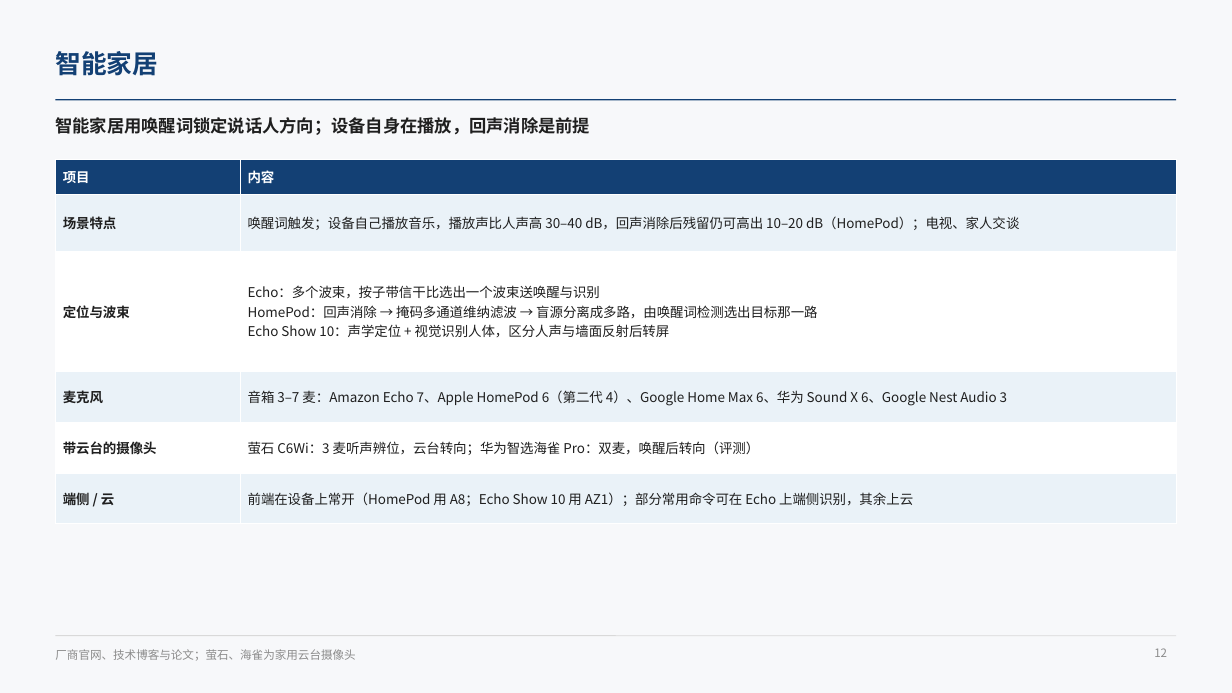
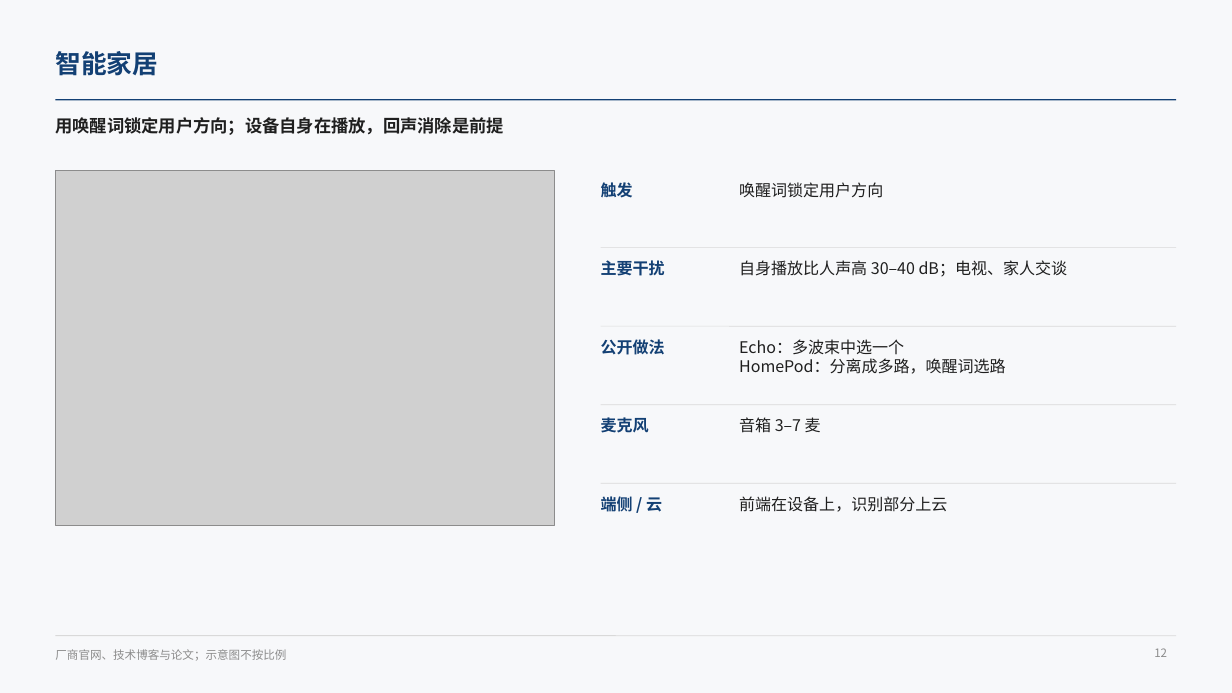
Before and after one commit to ZeroFoxxi/ssl-scene1, a slide deck: slide 12 of 01_场景一_摄像头声源定位/技术总结/声源定位与波束成形技术总结.pptx. Drawn at 1232x693 pixels with LibreOffice and Linux fonts; fonts in the diff are those of the drawing; grey boxes stand for pictures. Boxes give left, top, right and bottom in pixels: in the first picture for what was removed or moved away, otherwise in the second. Text is boxed around its words. In the diff, an @@ line names an element or a change of style, - is before the commit and + after.

```diff
--- a/01_场景一_摄像头声源定位/技术总结/声源定位与波束成形技术总结.pptx
+++ b/01_场景一_摄像头声源定位/技术总结/声源定位与波束成形技术总结.pptx
@@ text at (55,117,503,135): text changed @@
-智能家居用唤醒词锁定说话人方向；设备自身在播放，回声消除是前提
+用唤醒词锁定用户方向；设备自身在播放，回声消除是前提
@@ table removed at (55,159,1177,512), 6 rows, 2 columns @@
-项目 | 内容
-场景特点 | 唤醒词触发；设备自己播放音乐，播放声比人声高 30–40 dB，回声消除后残留仍可高出 10–20 dB（HomePod）；电视、家人交谈
-定位与波束 | Echo：多个波束，按子带信干比选出一个波束送唤醒与识别 / HomePod：回声消除 → 掩码多通道维纳滤波 → 盲源分离成多路，由唤醒词检测选出目标那一路 / Echo Show 10：声学定位 + 视觉识别人体，区分人声与墙面反射后转屏
-麦克风 | 音箱 3–7 麦：Amazon Echo 7、Apple HomePod 6（第二代 4）、Google Home Max 6、华为 Sound X 6、Google Nest Audio 3
-带云台的摄像头 | 萤石 C6Wi：3 麦听声辨位，云台转向；华为智选海雀 Pro：双麦，唤醒后转向（评测）
-端侧 / 云 | 前端在设备上常开（HomePod 用 A8；Echo Show 10 用 AZ1）；部分常用命令可在 Echo 上端侧识别，其余上云
@@ picture added at (55,171,555,525) @@
@@ text added at (601,182,633,197), 12.5 pt, text #134074, bold @@
+触发
@@ text added at (739,182,883,198), 12.5 pt, text #1F1F1F @@
+唤醒词锁定用户方向
@@ text added at (601,260,665,276), 12.5 pt, text #134074, bold @@
+主要干扰
@@ line added from (601, 248) to (1177, 248), #D9D9D9 0.5 pt @@
@@ text added at (739,260,1068,277), 12.5 pt, text #1F1F1F @@
+自身播放比人声高 30–40 dB；电视、家人交谈
@@ line added from (601, 326) to (1177, 326), #D9D9D9 0.5 pt @@
@@ text added at (601,339,665,355), 12.5 pt, text #134074, bold @@
+公开做法
@@ text added at (739,339,1006,374), 12.5 pt, text #1F1F1F @@
+Echo：多波束中选一个
+HomePod：分离成多路，唤醒词选路
@@ text added at (601,417,649,433), 12.5 pt, text #134074, bold @@
+麦克风
@@ line added from (601, 405) to (1177, 405), #D9D9D9 0.5 pt @@
@@ text added at (739,417,821,433), 12.5 pt, text #1F1F1F @@
+音箱 3–7 麦
@@ text added at (601,494,662,515), 12.5 pt, text #134074, bold @@
+端侧 / 云
@@ line added from (601, 483) to (1177, 483), #D9D9D9 0.5 pt @@
@@ text added at (739,496,947,512), 12.5 pt, text #1F1F1F @@
+前端在设备上，识别部分上云
@@ text at (55,649,286,661): text changed @@
-厂商官网、技术博客与论文；萤石、海雀为家用云台摄像头
+厂商官网、技术博客与论文；示意图不按比例
```
Also in this commit, not shown: 11 other slides changed, 5 other files.
